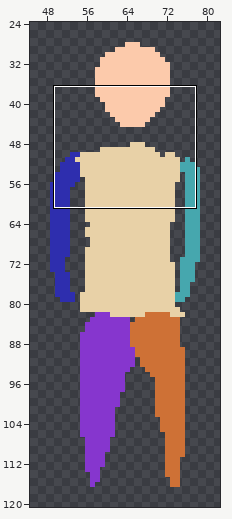
One commit to this pixel-art file: ChronoHunt/Prototype #2/Assets/Art Assets/Pixel Art Templates/Dodge/Dodge_Up/Player_Dodge_Up.aseprite. The picture above shows the old version from afar; the outline marks the close-up.
Close-up. Before:
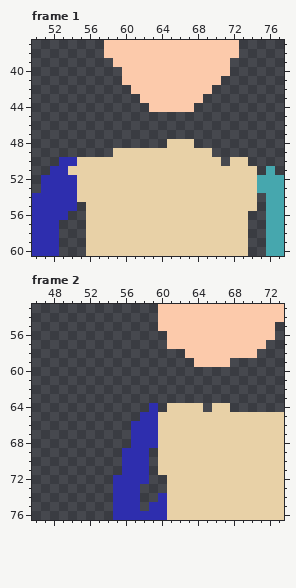
128x128 pixels, 10 frames. Shown: frame 1: x 50..77, y 37..60; frame 2: x 46..73, y 53..76. The wide view leaves out empty margins. The commit also changed other frames or places, which this record leaves out.
After:
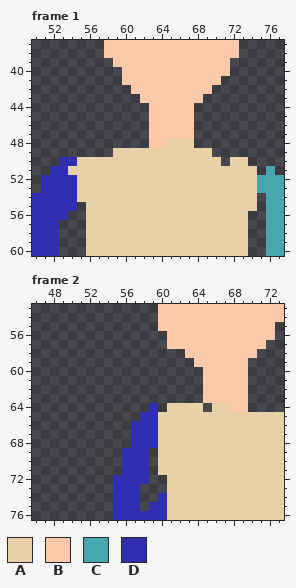
Palette (. is transparent): A #e8d1a7  B #fccaab  C #46a7ae  D #2e2eae
Diff:
Frame 1, layer "Head":
There is now colour B in rows 45 to 47 at x 63 to 67; in row 48 at x 63 to 64.
Frame 2, layer "Head":
There is now colour B in row 59 at x 68 to 69; in rows 60 to 63 at x 65 to 69; in row 64 at x 68 to 69.
